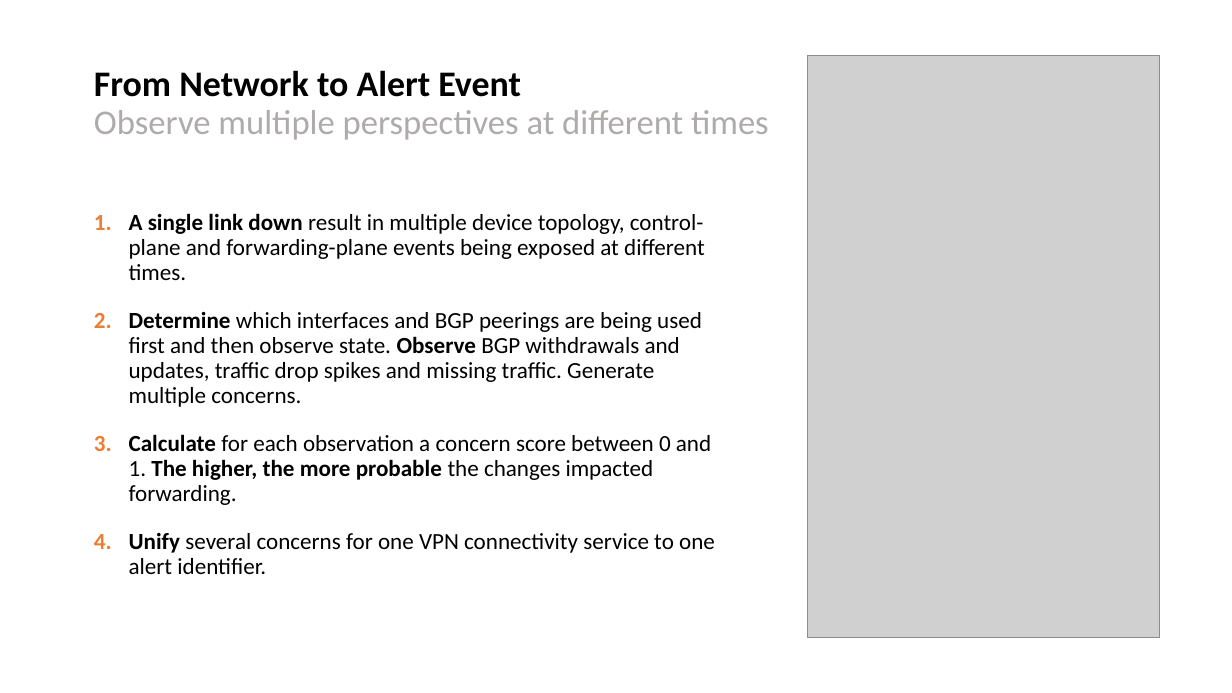
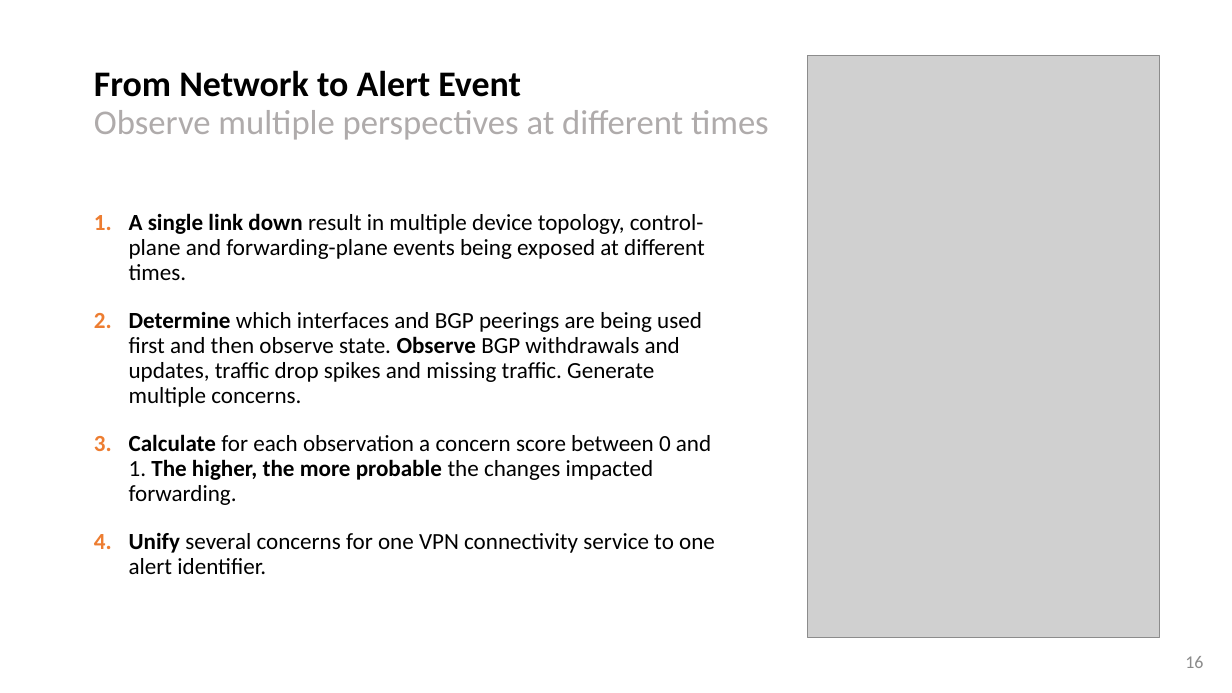
Before and after one commit to network-analytics/draft-ietf-netconf-yang-notifications-versioning, a slide deck: slide 16 of ietf116-netconf-yang-push-data-mesh-integration.pptx. Drawn at 1232x693 pixels with LibreOffice and Linux fonts; fonts in the diff are those of the drawing; grey boxes stand for pictures. Boxes give left, top, right and bottom in pixels: in the first picture for what was removed or moved away, otherwise in the second. Text is boxed around its words. In the diff, an @@ line names an element or a change of style, - is before the commit and + after.

```diff
--- a/ietf116-netconf-yang-push-data-mesh-integration.pptx
+++ b/ietf116-netconf-yang-push-data-mesh-integration.pptx
@@ page number added at <box>1185,656,1203,668</box>, 14 pt, text #8C8C8C @@
+16
```
Also in this commit, not shown: 14 other slides changed, 3 other files.
